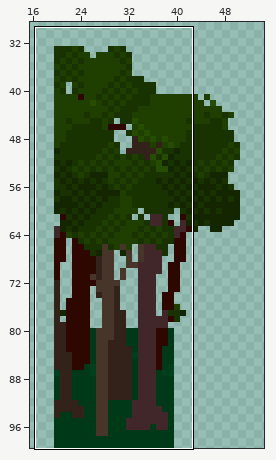
A sprite sheet gets an edit: public/imgs/tiles/forest/forest_westwall_0.png. The first picture is a wide view before the edit; the outline marks the close-up.
Close-up. Old version:
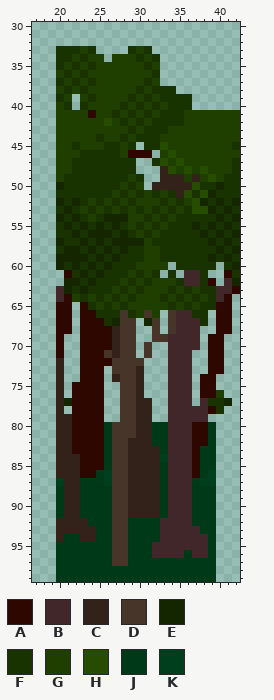
The file is 60x100 pixels. Colours within 5 levels of each other are drawn and written as one. Shown: x 17..42, y 30..99. The wide view leaves out empty margins.
Palette (. is transparent): A #2d0700  B #412729  C #332219  D #47352a  E #132600  F #193300  G #1f3f00  H #264c00  J #003918  K #003f1d
Pixels before, first column x 20:
 33 FFFGF....FGF...........
 34 FFGFGG.GGGFGF..........
 35 FGFGFGGGGGGFG..........
 36 GFGFGGGGGGGGF..........
 37 FGFGFGGGGGGFG..........
 38 GFGFGGGGGGFGFFF........
 39 FG.GFGGGGFGFGFFFF......
 40 GF.FGGGGFGFGFGFFF......
 41 GGGGAGGFGFGFGFFFGGGGGGG
 42 GGGGGGHGFGFGFFFFGGGGGGG
 43 GGGGGGGGGFGFFFGGGGGGGGG
 44 GGGGGFGGFGFFFGGGGGGGGGG
 45 GGFGGGFFGF.FFHGGGGGGGGF
 46 GGGFFFFFGAAA.GHGGGGGGGG
 47 GGFFFFFFFF..FHGHGGGGGGF
 48 GGFFFFFFFF...CHGHGHGGGF
 49 GFFFFFFFFGF..CCCGCGHGFF
 50 EFFFFFFFGFG.CCCCCHFFEFF
 51 FFFFFFFGFGFGFGFCHFHEFFF
 52 EFEFGFGFGFGGGFGFGHEFEFE
 53 FEFGFGFGFGFGFGFGFHHEFEF
 54 EFEFGFEEEGGFGFGFFFFFEFE
 55 FEFEFEFEFGFGFGFFFEFEFEF
 56 FFEFEEEFEFGFGFFFFFEFEFE
 57 EFFEFEFEEEEGFFFFFFFEFEF
 58 FEEFEFEFEFFGGFFFFFFFEFE
 59 EEEEFEFEFFFGGFFFFFFEFEF
 60 EFEFEFEFFFGGGG.FFFFF.FE
 61 .AFEFEFFFGFGF.F.BBF..AF
 62 .EEFEFFFGFGFGGGFBBFA.BE
 63 BEFEFFFGFGFGGGFGFGFFBBA
 64 BAGFGFGFGFGGGFGFGFGFBA.
 65 AA.AFGFGFGGGGGFGFGFFAA.
 66 AA.AAFFFDFGDG.DBBFF.AA.
 67 AA.AAAFEDD.ED.DBBBF.AA.
 68 AA.AAAACDD..D.DBBB..AA.
 69 A..AAAACDD..DDBBBB.AA..
 70 A..AAAACDD.D..BBBB.AA..
 71 A..AAADCDD.D..BBB..AA..
 72 C..AAAADDDD...BBB..AA..
 73 C..AAA.DDDC...BBB..AA..
 74 C..AAA.CDDC...BBB.AA...
 75 C.AAAA..DDC...BBB.AA...
 76 C.AAAA..DDC...BBB.AAG..
 77 CEAAAA..DDCC..BBB.BFFE.
 78 C.AAAA..DDCC..BBBBBAF..
 79 CCAAAA..DDCC..BBBBB....
 80 CCAAAAJDDDCCJJBBBAAJ...
 81 CCAAAAJDDDCCJJBBBAAJ...
 82 CCAAAAJDDCCCJJBBBAAJ...
 83 CCAAAAJDDCCCCJBBBAJJ...
 84 CCCAAAJDDCCCCKBBBAJJ...
 85 CCCAAAJDDCCCCJBBBAJJ...
 86 CCCAAJKDDCCCCJBBBAJK...
 87 KCCJJJKDDCCCCJBBBJKK...
 88 JCCJJJJDDCCCCJBBBJJJ...
 89 JCCJJJJDDCCCCJBBBJJJ...
 90 JCCJJJJDDCCCCJBBBJJJ...
 91 JCCJJJJDDCCCCJBBBJJJ...
 92 CCCCJJJDDJJJJBBBBJJJ...
 93 CCCCCJJDDJJJJBBBBBJJ...
 94 CJJCCJJDDJJJJBBBBBBJ...
 95 JJJJJJJDDJJJBBBBBBBJ...
 96 JJJJJJJDDJJJBBBBJBBJ...
 97 JJJJJJJDDJJJJJJJJJJJ...
 98 JJJJJJJJJJJJJJJJJJJJ...
 99 JJJJJJJJJJJJJJJJJJJJ...
And afterwards:
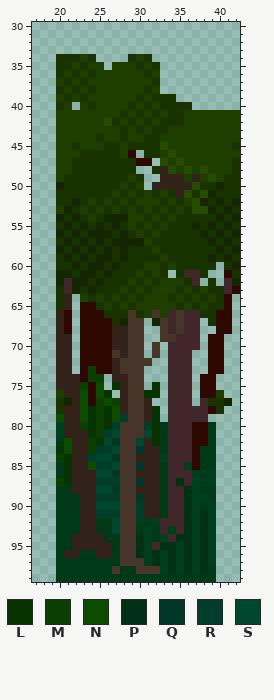
Colours new in this view: L #073300  M #093f00  N #0b4c00  P #003016  Q #003726  R #003e2b  S #004730
Diff:
Changed rows in their new state; - is an unchanged pixel.
first column x 20:
 33 .....----...-----
 34 --FGF.-..FGF.----
 35 -FGFG-.---FGF----
 36 FGFGF------FG----
 37 GFGFG------GF----
 38 FGFGF-----GFG..--
 39 GFGFG----GFGF--..
 40 FG-GF---GFGFGF---
 41 ----G--GFGFGFG---
 42 -------FGFGFG----
 43 --------FGFG-----
 44 ----------G------
 45 ----------F------
 46 ----------.FF----
 47 ----------AA.----
 48 ------------F----
first column x 20:
 52 F--------------------
 53 G--------------------
 56 E--------------------
 57 FE-------------------
 58 EF---------F---------
 59 F-F---EFE--FFG-------
 60 F----EFE--F--FG------
 61 EE--EFE--FGFGF.F-----
 62 EB-EFE--FGFGF--GF-.F-
 63 FBEFE--FGFGF--GFGFG-F
 64 FC.GFGFGFGF--GFGFGFGF
 65 FC--AFGFGF----GFGFG-F
 66 C----A--FDFGDGBD-B-F-
 67 C-----AFE-D.EDBD--.F-
 68 C-------C-D-.DBD-----
 69 CC------C-D-.-D------
 70 CC------C-D.D--------
 71 CC----ADC-D.D--------
 72 -C-----C---D---------
 73 -C--M-AC--D----------
 74 -CC-MM--C-D----------
 75 -CCM-N-LC-D-L--------
 76 GCCN-NL-C-DLL--------
 77 F-CN-MNMC-D----------
 78 FCCNLMLNC-D-L--------
 79 N-CNLMLNR-D-L--------
 80 K-CMLMLR--DRL--------
 81 K-CCLMRS--DSL--------
 82 JNCCMLSQ-DS-L--------
 83 LNCCMRRS-DQ----------
 84 ML-CRSSQ-D-----------
 85 JL-CNRRS-DQ-----K----
 86 JL-CCSSQ-D-------K---
 87 ML-CCRRR-DQ----P-K---
 88 -J-CCSSQ-D------PK---
 89 -JJCCRRR-DQ-----PKK--
 90 -JJCCSSS-DR-----PK-K-
 91 -JJCCRRR-DR-----PKPK-
 92 JJJ-C--S-DK-K---PKPK-
 93 JJJ----S-D-K--K-PKPK-
 94 J-C--C-J-DPK-K-PPKPK-
 95 --CCCCCJ-DPK-PPKPKPK-
 96 -CC--CCJ-DPKPKPKPKPK-
 97 -------J-DDKPKPKPKPK-
 98 -------D--DDDKPKPKP--
Boxes around the changes in both close-ups, in picture pixels (x1, y1, x2, y2):
changed: (56, 46, 192, 174)
changed: (56, 198, 224, 574)
